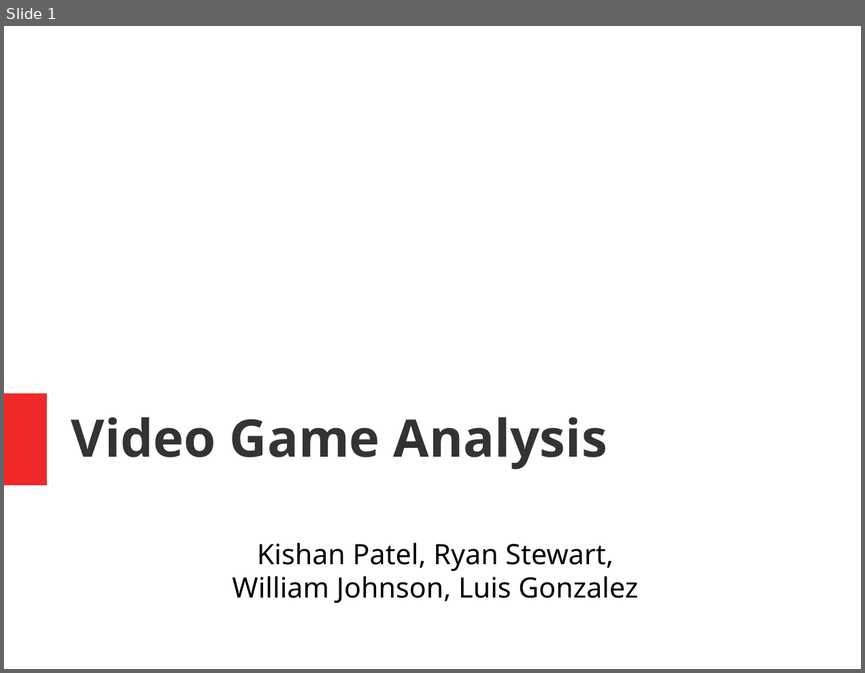
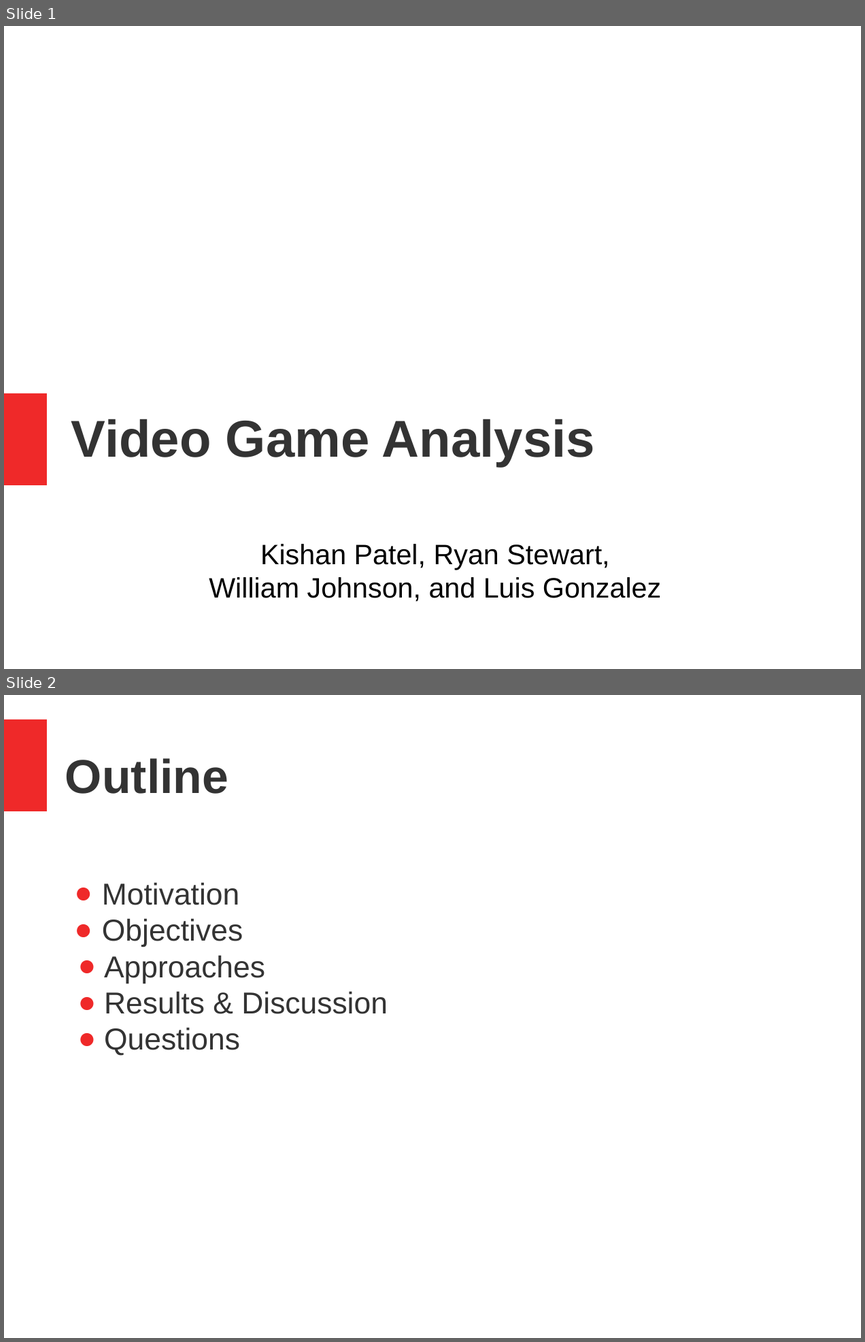
Before and after one commit to fdac21/VideoGame_Analysis, a slide deck: presentation.pptx. Shown one above the other, each under a label of ours: slide 1 before the commit, slides 1 and 2 after it. The pictures are 865x673 and 865x1342 pixels, drawn with LibreOffice and Linux fonts; fonts in the diff are those of the drawing. Boxes give left, top, right and bottom in pixels: in the first picture for what was removed or moved away, otherwise in the second. Text is boxed around its words. In the diff, an @@ line names an element or a change of style, - is before the commit and + after.

```diff
--- a/presentation.pptx
+++ b/presentation.pptx
@@ slide 2 added at box(4, 695, 861, 1338), background #FFFFFF @@
@@ rectangle added at box(4, 719, 47, 811), fill #EF2929 @@
@@ text added at box(65, 758, 228, 794), 44 pt, text #333333, bold @@
+Outline
@@ text added at box(102, 882, 388, 1055), 28 pt, text #333333 @@
+● Motivation
+● Objectives
+● Approaches
+● Results & Discussion
+● Questions
@@ slide 1 changed as well @@
@@ text "Video Game Analysis" at box(71, 418, 595, 467): font Noto Sans to Arial @@
@@ text at box(260, 543, 609, 569): font Noto Sans to Arial in "Kishan Patel, Ryan Stewart," @@
@@ text at box(209, 577, 661, 601): text changed; font Noto Sans to Arial @@
-William Johnson, Luis Gonzalez
+William Johnson, and Luis Gonzalez
```
Also in this commit, not shown: 5 other slides changed, 8 other slides added, 5 slides removed.
